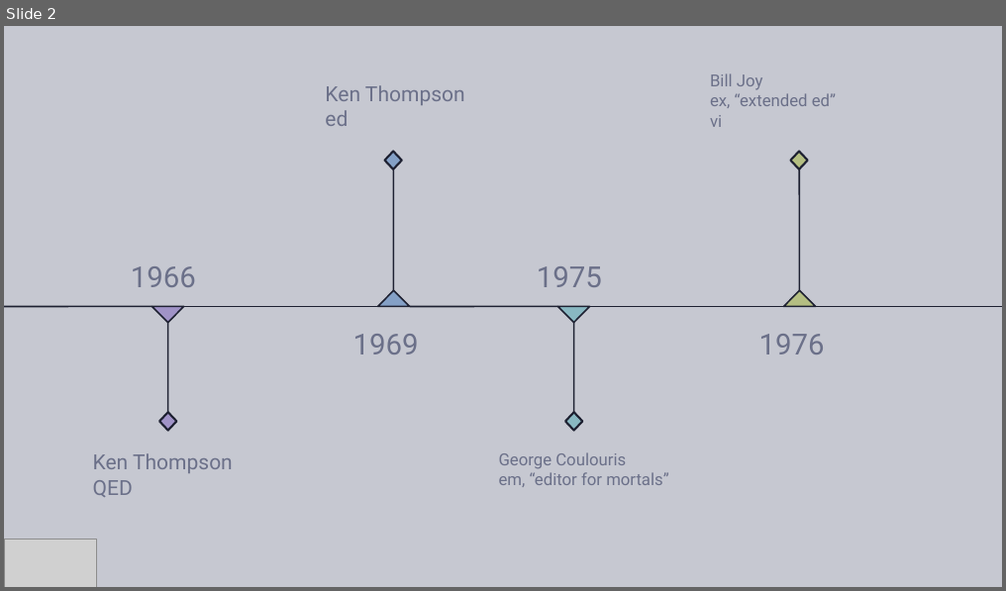
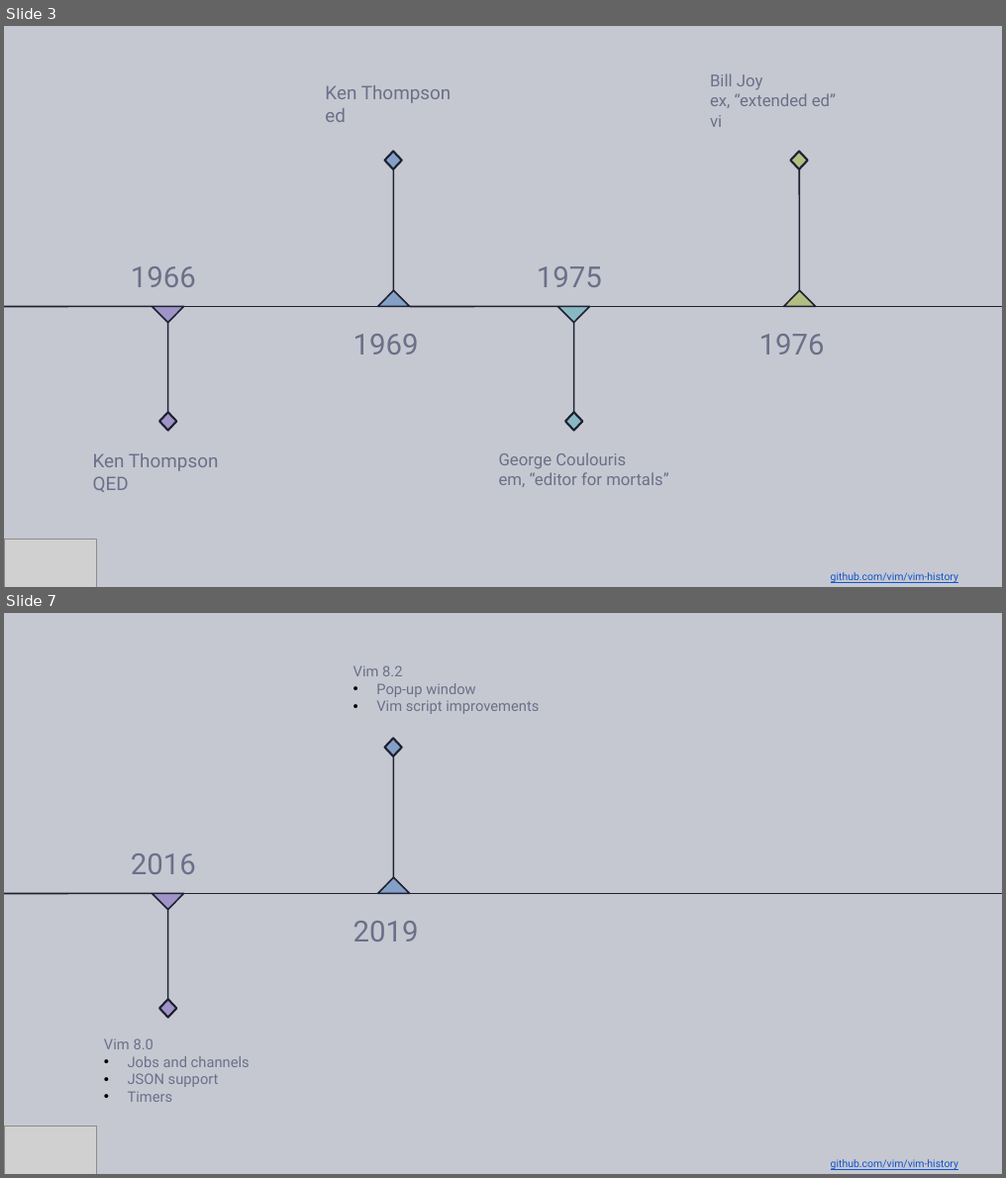
Before and after one commit to Ungerfall/ungerfall.github.io, a slide deck: presentation/vim/vim-in-dotnet.pptx. Shown one above the other, each under a label of ours: slide 2 before the commit, slides 3 and 7 after it; the slides between them are not shown. The pictures are 1006x591 and 1006x1178 pixels, drawn with LibreOffice and Linux fonts; fonts in the diff are those of the drawing; grey boxes stand for pictures; background and template pictures are left out. Boxes give left, top, right and bottom in pixels: in the first picture for what was removed or moved away, otherwise in the second. Text is boxed around its words. In the diff, an @@ line names an element or a change of style, - is before the commit and + after.

```diff
--- a/presentation/vim/vim-in-dotnet.pptx
+++ b/presentation/vim/vim-in-dotnet.pptx
@@ slide 7 added at [4,613,1002,1174], background #C6C8D1 @@
@@ text added at [353,665,539,714], 14 pt, text #6B7089 @@
+Vim 8.2
+• Pop-up window
+• Vim script improvements
@@ diamond added at [385,738,402,756], fill #84A0C6, outline #1E2132 2 pt @@
@@ line added from (393, 756) to (393, 878), #1E2132 1.5 pt @@
@@ text added at [131,854,196,874], 28 pt, text #6B7089 @@
+2016
@@ right triangle added at [152,878,184,910], fill #A093C7, outline #1E2132 1.5 pt @@
@@ right triangle added at [378,878,410,910], fill #84A0C6, outline #1E2132 1.5 pt @@
@@ line added from (4, 894) to (152, 894), #1E2132 1.5 pt @@
@@ line added from (168, 909) to (168, 999), #1E2132 1.5 pt @@
@@ line added from (183, 894) to (377, 894), #1E2132 1.5 pt @@
@@ line added from (410, 894) to (1002, 894), #1E2132 1.5 pt @@
@@ text added at [353,921,419,942], 28 pt, text #6B7089 @@
+2019
@@ diamond added at [159,999,177,1017], fill #A093C7, outline #1E2132 2 pt @@
@@ text added at [104,1039,250,1102], 14 pt, text #6B7089 @@
+Vim 8.0
+• Jobs and channels
+• JSON support
+• Timers
@@ picture added at [4,1127,97,1174] @@
@@ text added at [831,1159,958,1170], 10 pt, text #1155CC, underline @@
+github.com/vim/vim-history
@@ what was slide 2 is now slide 3 @@
@@ slide 3 changed as well @@
@@ text "Ken Thompson" at [325,85,451,122]: size 20 to 18 pt @@
@@ text "Ken Thompson" at [93,454,219,492]: size 20 to 18 pt @@
@@ text added at [831,572,958,583], 10 pt, text #1155CC, underline @@
+github.com/vim/vim-history
```
Also in this commit, not shown: 23 other slides added, 1 slide removed.
